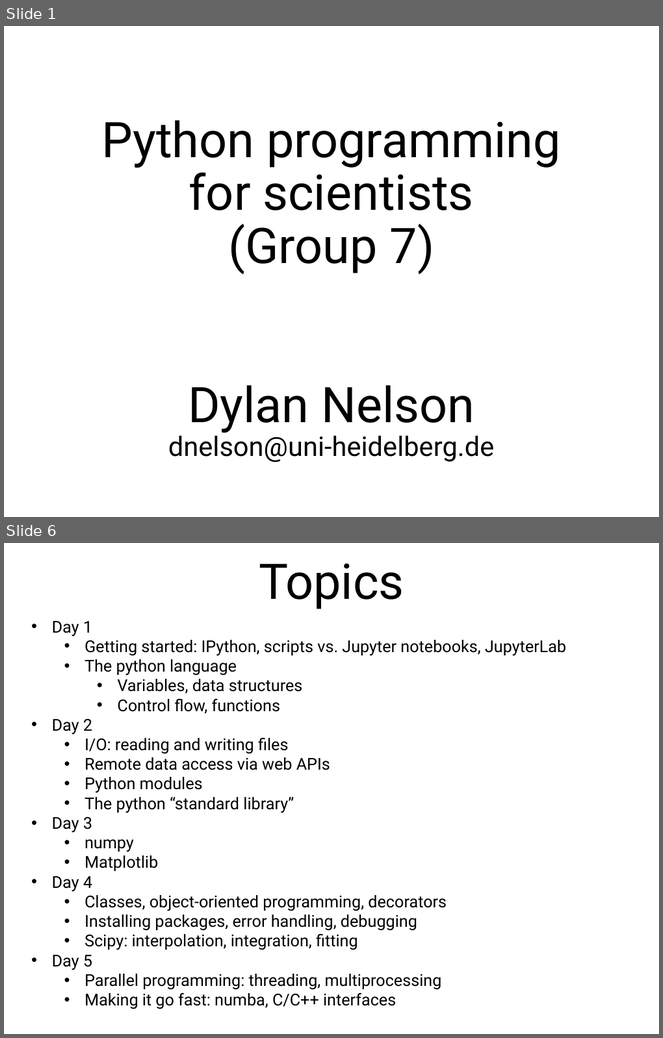
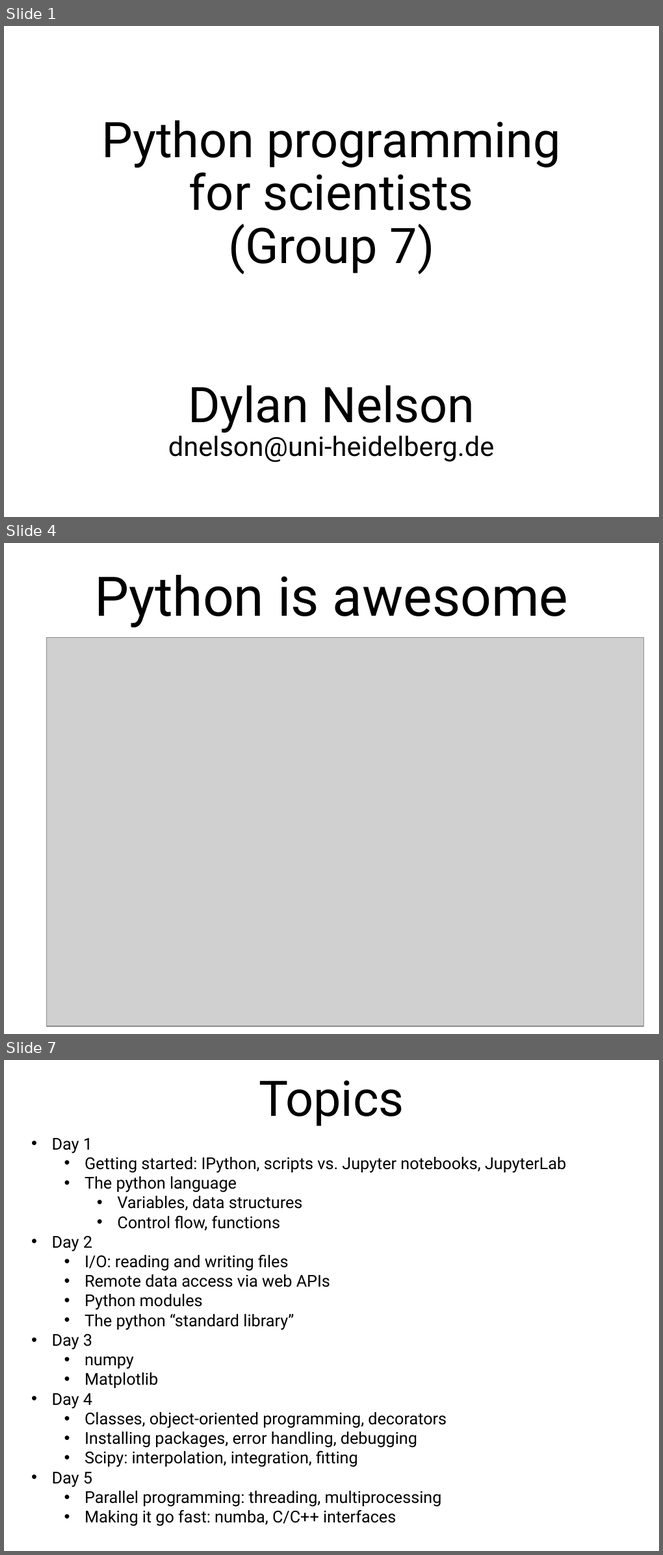
Before and after one commit to nelson-group/pycourse, a slide deck: intro.pptx. Shown one above the other, each under a label of ours: slides 1 and 6 before the commit, slides 1, 4 and 7 after it; the slides between them are not shown. The pictures are 663x1038 and 663x1555 pixels, drawn with LibreOffice and Linux fonts; fonts in the diff are those of the drawing; grey boxes stand for pictures. Boxes give left, top, right and bottom in pixels: in the first picture for what was removed or moved away, otherwise in the second. Text is boxed around its words. In the diff, an @@ line names an element or a change of style, - is before the commit and + after.

```diff
--- a/intro.pptx
+++ b/intro.pptx
@@ slide 4 added at <box>4,543,659,1034</box>, background #FFFFFF @@
@@ title added at <box>94,575,569,627</box>, 60 pt, text #000000 @@
+Python is awesome
@@ picture added at <box>47,638,644,1027</box> @@
@@ what was slide 6 is now slide 7 @@
```
Also in this commit, not shown: 5 slides changed.
